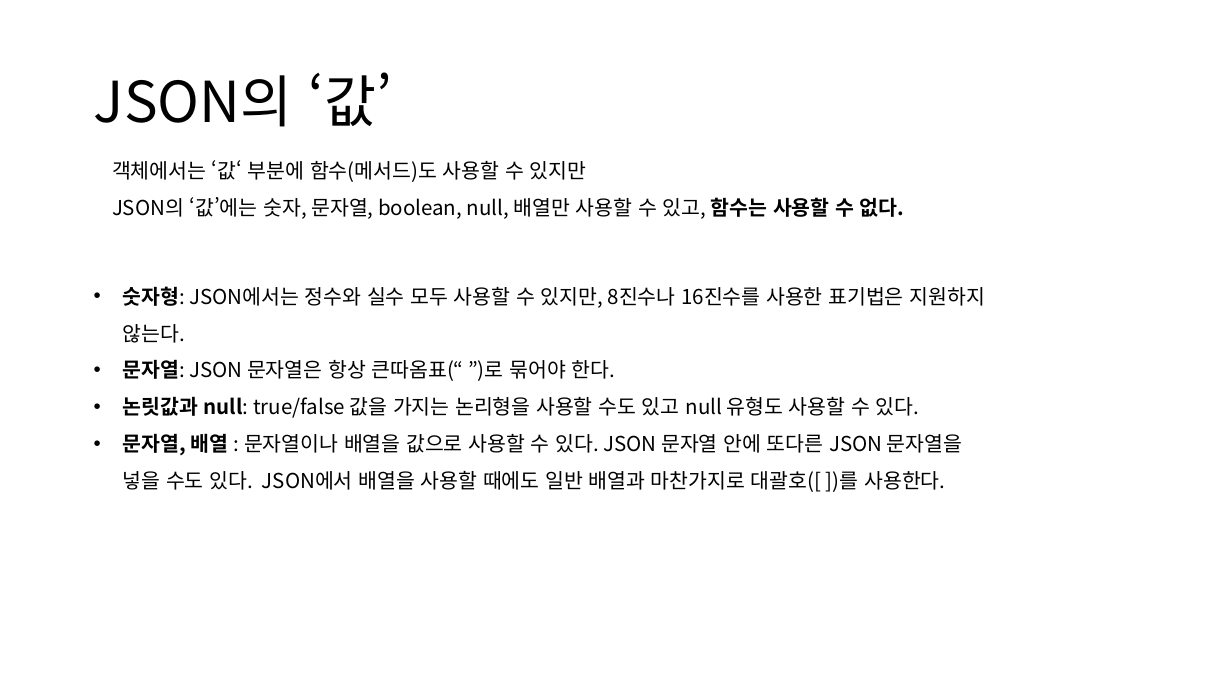
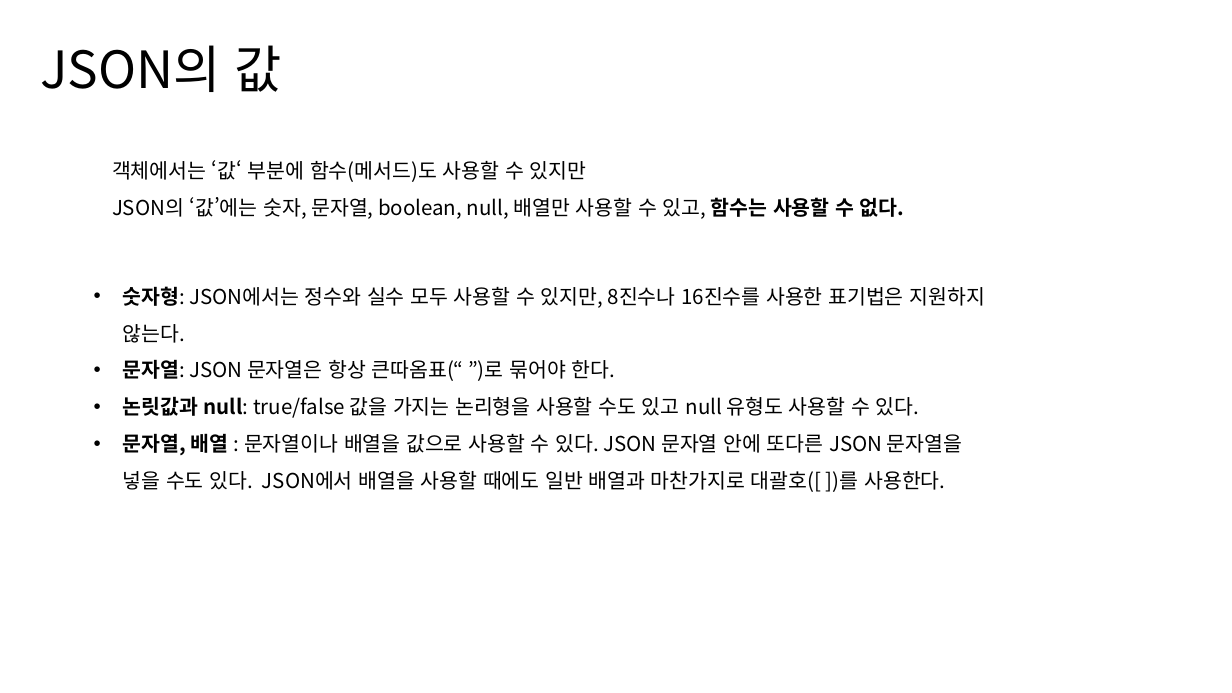
Before and after one commit to hizerdfo/poly_data_javascript_2023, a slide deck: slide 8 of 331-HTTP 통신/331-2.json.pptx. Drawn at 1232x693 pixels with LibreOffice and Linux fonts; fonts in the diff are those of the drawing. Boxes give left, top, right and bottom in pixels: in the first picture for what was removed or moved away, otherwise in the second. Text is boxed around its words. In the diff, an @@ line names an element or a change of style, - is before the commit and + after.

```diff
--- a/331-HTTP 통신/331-2.json.pptx
+++ b/331-HTTP 통신/331-2.json.pptx
@@ text "JSON의 값" at (40, 45, 282, 92): vertical alignment middle to top @@
@@ text at (40, 45, 282, 92): text changed; size 44 to 40 pt @@
-JSON의 ‘값’
+JSON의 값
```
Also in this commit, not shown: 7 other slides changed, 44 other files.
